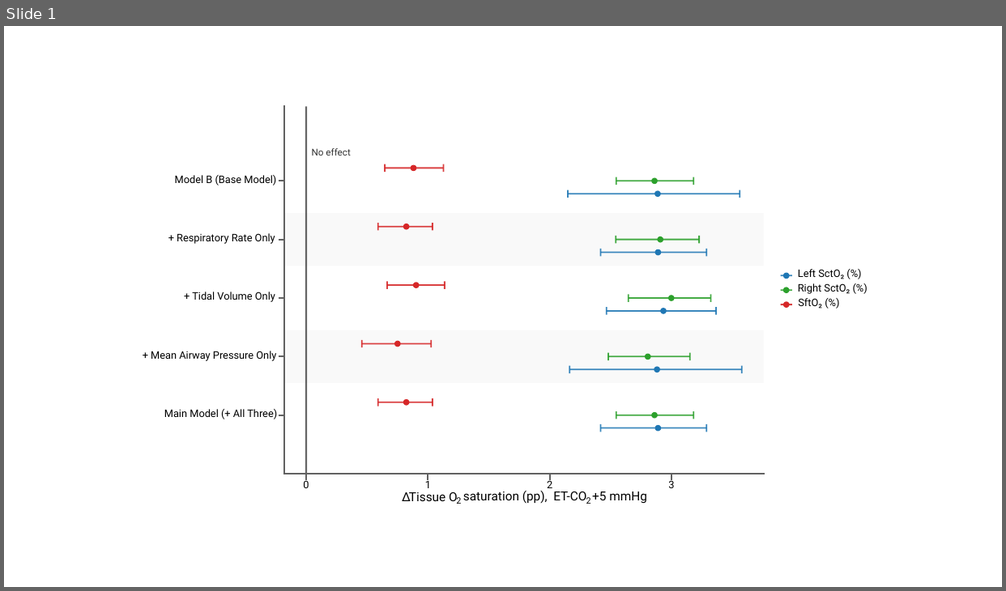
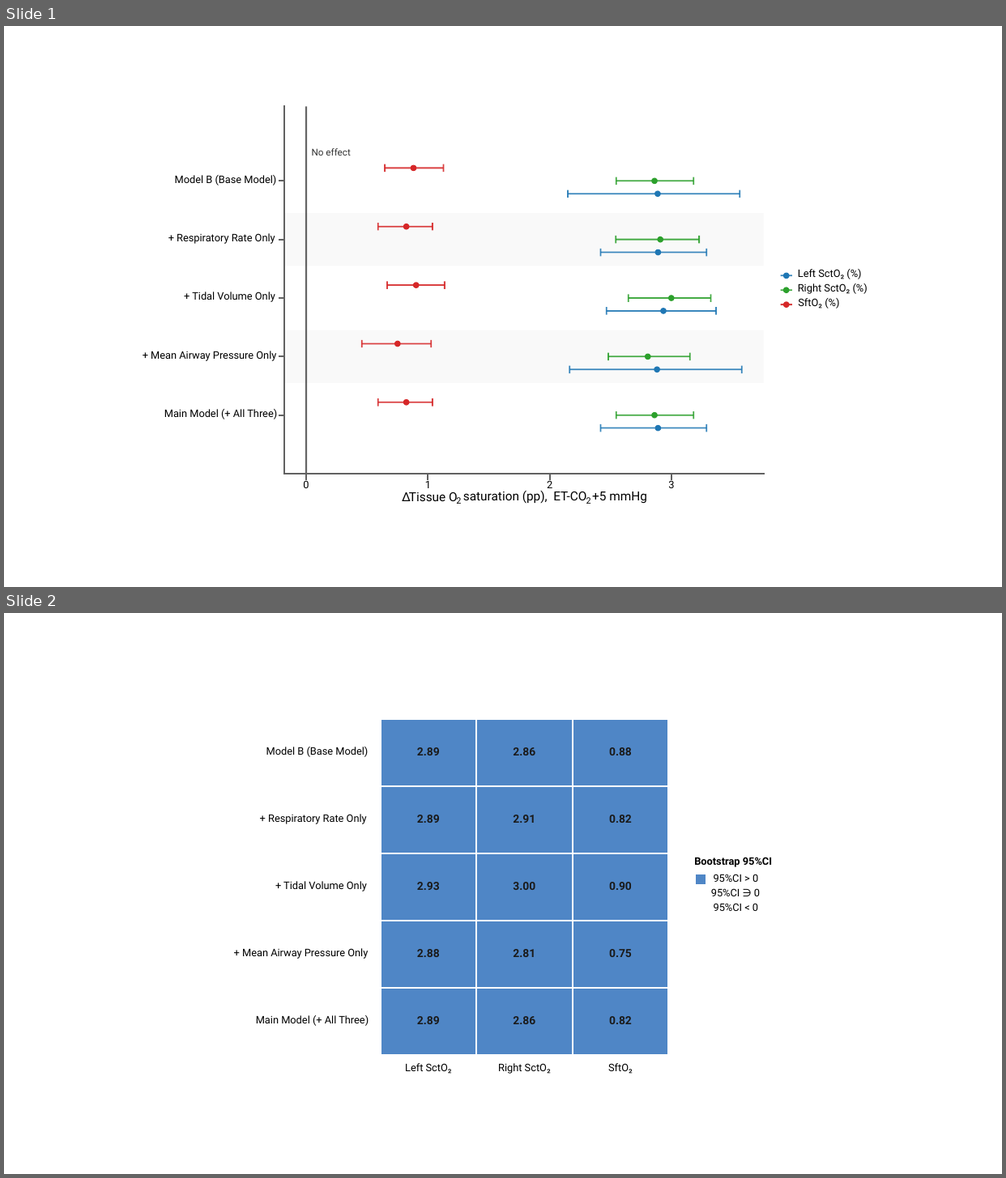
Before and after one commit to dazhao12/co2_rso2_repo_20260516, a slide deck: code/analysis_bundle/output/figures/sensitivity_ventcov/etco2_sensitivity_5model_forest.pptx. Shown one above the other, each under a label of ours: slide 1 before the commit, slides 1 and 2 after it. The pictures are 1006x591 and 1006x1178 pixels, drawn with LibreOffice and Linux fonts; fonts in the diff are those of the drawing. Boxes give left, top, right and bottom in pixels: in the first picture for what was removed or moved away, otherwise in the second. Text is boxed around its words. In the diff, an @@ line names an element or a change of style, - is before the commit and + after.

Commit message:
feat: add direction heatmap to ventcov sensitivity PPTX slide and output folder

```diff
--- a/code/analysis_bundle/output/figures/sensitivity_ventcov/etco2_sensitivity_5model_forest.pptx
+++ b/code/analysis_bundle/output/figures/sensitivity_ventcov/etco2_sensitivity_5model_forest.pptx
@@ slide 2 added at box(4, 613, 1002, 1174), background #FFFFFF @@
@@ group added at box(223, 707, 784, 1081): 27 texts, 19 rectangles @@
+2.89
+2.86
+0.88
+2.89
+2.91
+0.82
+2.93
+3.00
+0.90
+2.88
+2.81
+0.75
+2.89
+2.86
+0.82
+Main Model (+ All Three)
++ Mean Airway Pressure Only
++ Tidal Volume Only
++ Respiratory Rate Only
+Model B (Base Model)
+Left SctO₂
+Right SctO₂
+SftO₂
+Bootstrap 95%CI
+95%CI > 0
+95%CI ∋ 0
+95%CI < 0
```
Also in this commit, not shown: 4 other files.
